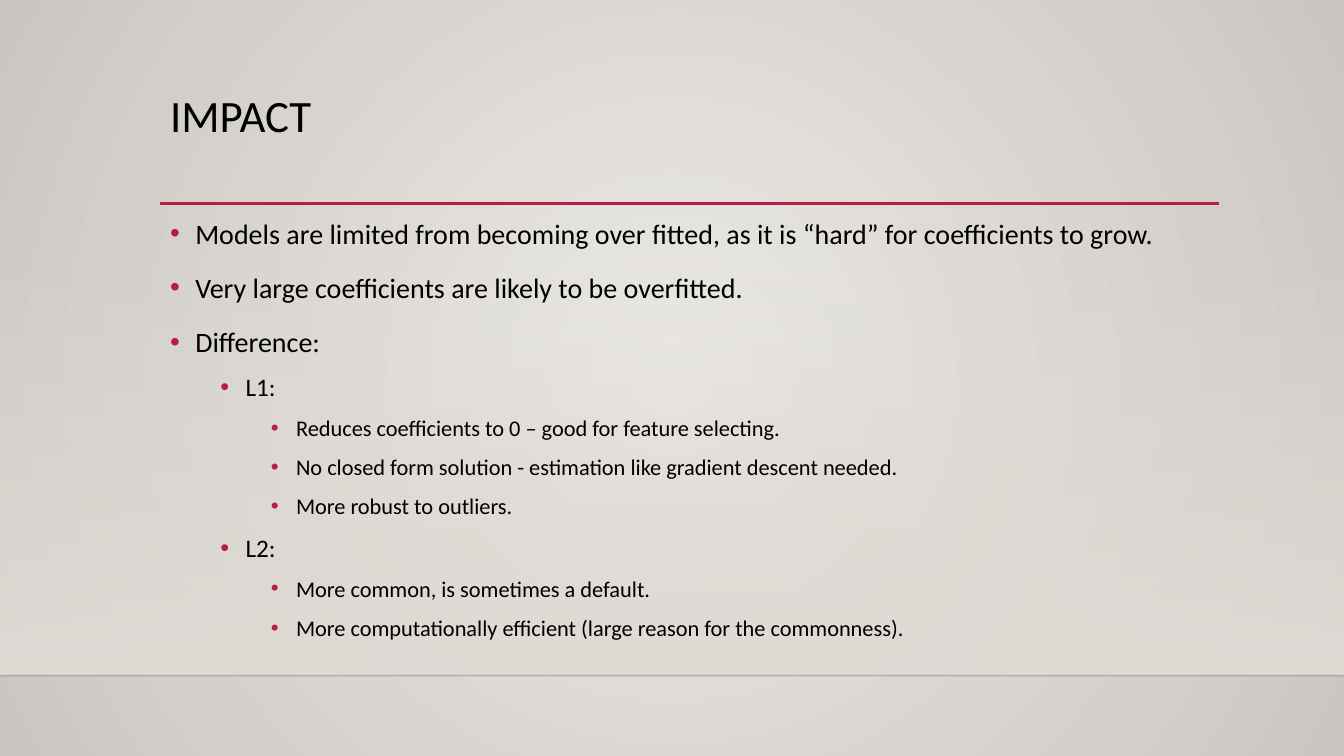
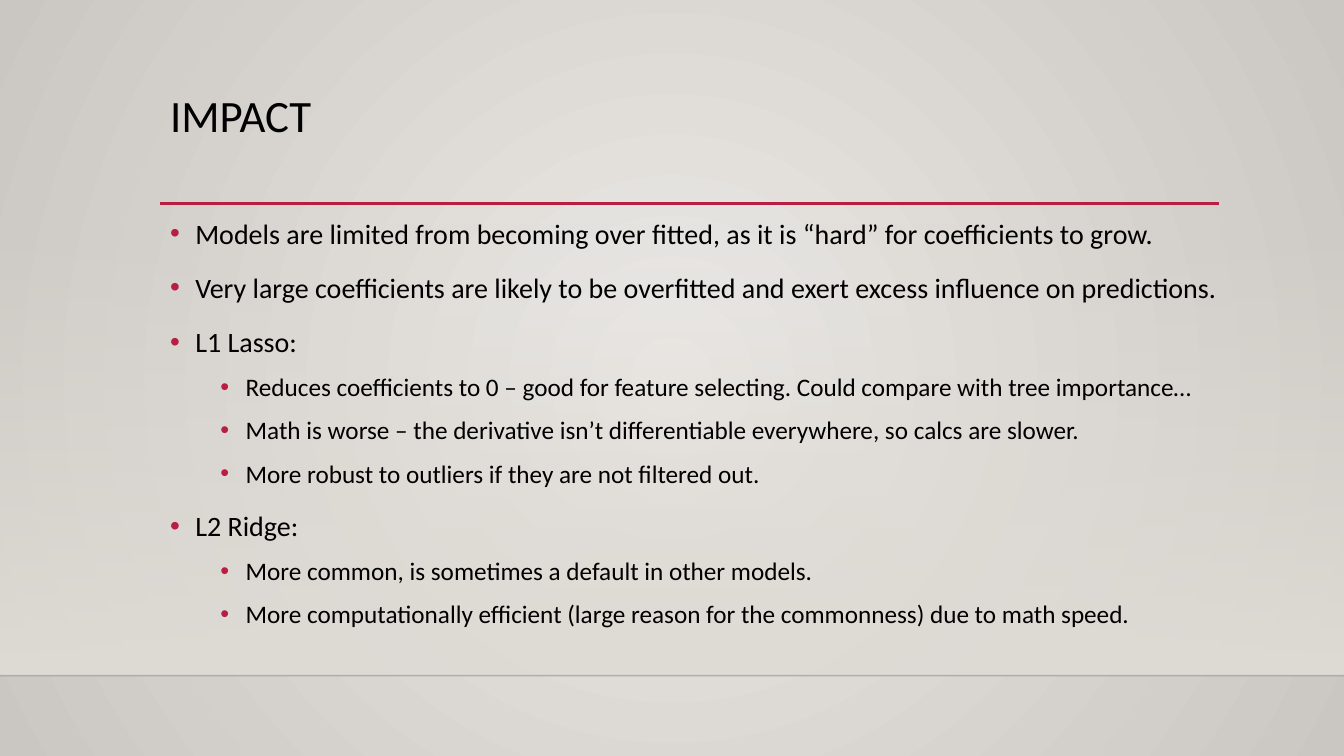
Before and after one commit to glennybarnes/Intro_to_Machine_Learning_Students, a slide deck: slide 46 of reference_content/Slides/007_Basis_and_Regularization.pptx (slide 36 before the commit). Drawn at 1344x756 pixels with LibreOffice and Linux fonts; fonts in the diff are those of the drawing; background and template pictures are left out. Boxes give left, top, right and bottom in pixels: in the first picture for what was removed or moved away, otherwise in the second. Text is boxed around its words. In the diff, an @@ line names an element or a change of style, - is before the commit and + after.

```diff
--- a/reference_content/Slides/007_Basis_and_Regularization.pptx
+++ b/reference_content/Slides/007_Basis_and_Regularization.pptx
@@ text at bbox=[195, 278, 1216, 628]: text changed; size 16 to 18 pt @@
-• Very large coefficients are likely to be overfitted.
-• Difference:
-  • L1:
-    • Reduces coefficients to 0 – good for feature selecting.
-    • No closed form solution - estimation like gradient descent needed.
-    • More robust to outliers.
-  • L2:
-    • More common, is sometimes a default.
-    • More computationally efficient (large reason for the commonness).
+• Very large coefficients are likely to be overfitted and exert excess influence on predictions.
+• L1 Lasso:
+  • Reduces coefficients to 0 – good for feature selecting. Could compare with tree importance…
+  • Math is worse – the derivative isn’t differentiable everywhere, so calcs are slower.
+  • More robust to outliers if they are not filtered out.
+• L2 Ridge:
+  • More common, is sometimes a default in other models.
+  • More computationally efficient (large reason for the commonness) due to math speed.
```
Also in this commit, not shown: 12 other slides changed, 10 slides added, 3 other files.
